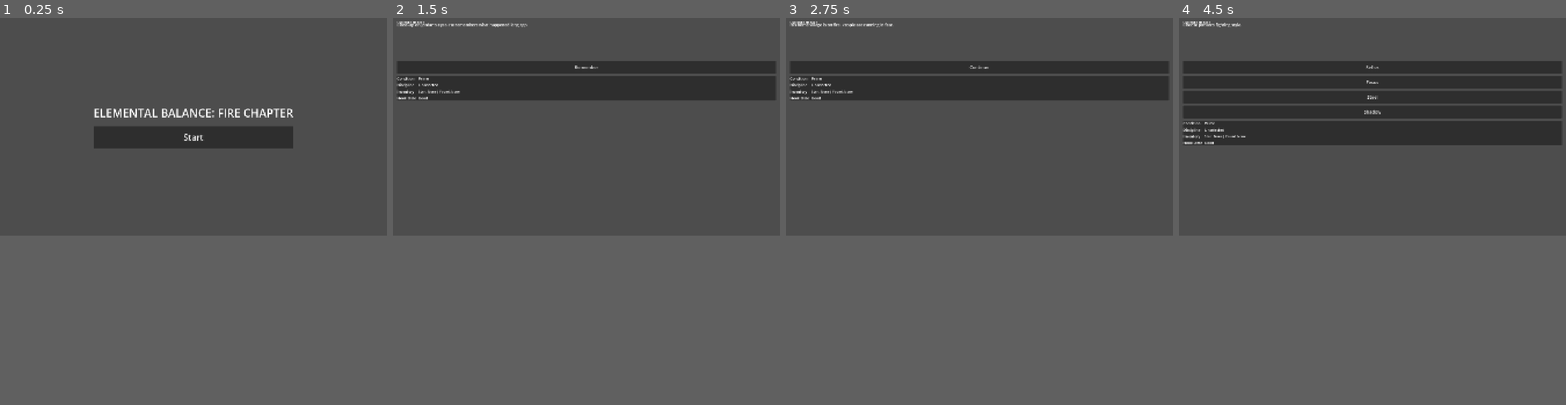
Above: before the commit, frames 1-4 (left to right).
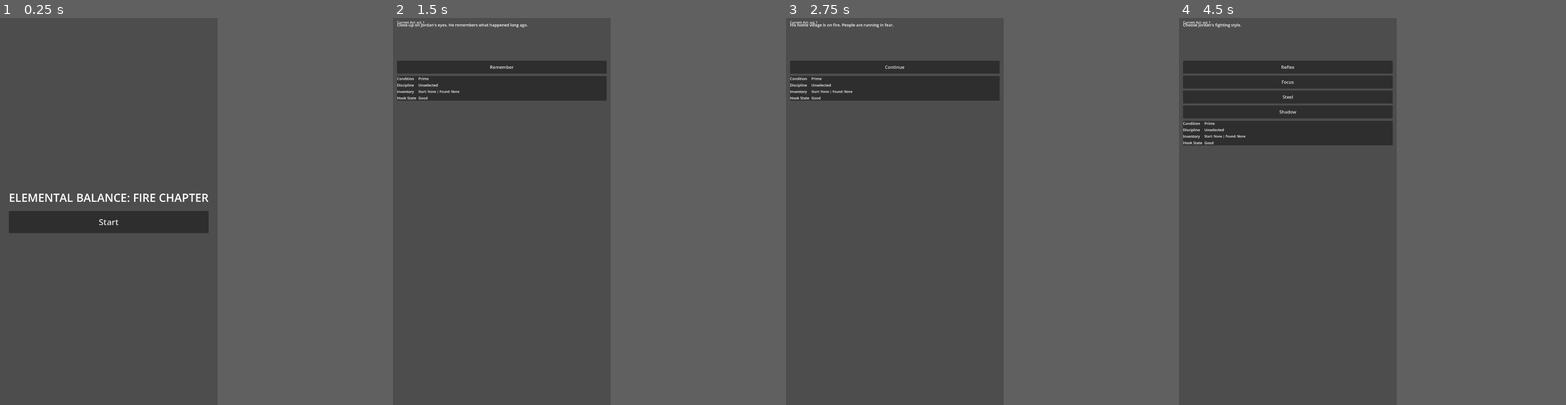
Above: after the commit, the same moments.

Repository: GamerJoe85/Jordan-Ninja-Choose-Your-Own-Adventure
Game: Godot game, scene res://scenes/TitleMenu.tscn
Two runs of this game, one before a commit and one after it. Both use one fixed random seed, a clock stepped at 60 frames per second and the inputs below.
Inputs:
- Up to frame 1 (0.25 s): no input
- Up to frame 2 (1.5 s): click "Start" at 0.5 s; click "Continue" at 1.25 s
- Up to frame 3 (2.75 s): click "Remember" at 2 s
- Up to frame 4 (4.5 s): click "Continue" at 2.75 s; click "Stand" at 3.5 s; click "Train" at 4.25 s
In our replay, the window is 800x450 before the commit and 450x800 after it. These sizes can differ from the game's own. Grey fills any space a smaller window leaves; there, only what the larger window draws over its background counts as a difference.

The runs differ from the first frame. In frame 1, 6.9% of the frame differs, in the area x 2-76%, y 23-56%; in frame 2, 4.6%; in frame 3, 4.5%; in frame 4, 9.0%, in the area x 0-99%, y 0-33%.

Commit message:
Preserve consistent portrait/landscape layout with fixed portrait viewport

Diff:
--- a/project.godot
+++ b/project.godot
@@ -10,9 +10,10 @@
 GameState="*res://scripts/singletons/game_state.gd"
 
 [display]
-window/size/viewport_width=1920
-window/size/viewport_height=1080
-window/stretch/mode="canvas_items"
+window/size/viewport_width=1080
+window/size/viewport_height=1920
+window/stretch/mode="viewport"
 window/stretch/aspect="keep"
 window/stretch/scale=1.0
 window/dpi/allow_hidpi=false
+window/handheld/orientation="sensor"
--- a/scenes/PagePlayer.tscn
+++ b/scenes/PagePlayer.tscn
@@ -20,7 +20,7 @@
 grow_horizontal = 2
 grow_vertical = 2
 expand_mode = 1
-stretch_mode = 5
+stretch_mode = 6
 modulate = Color(1, 1, 1, 0.6)
 
 [node name="MarginContainer" type="MarginContainer" parent="."]
Not shown, changed: docs/WRITE_YOUR_SCENES.md
